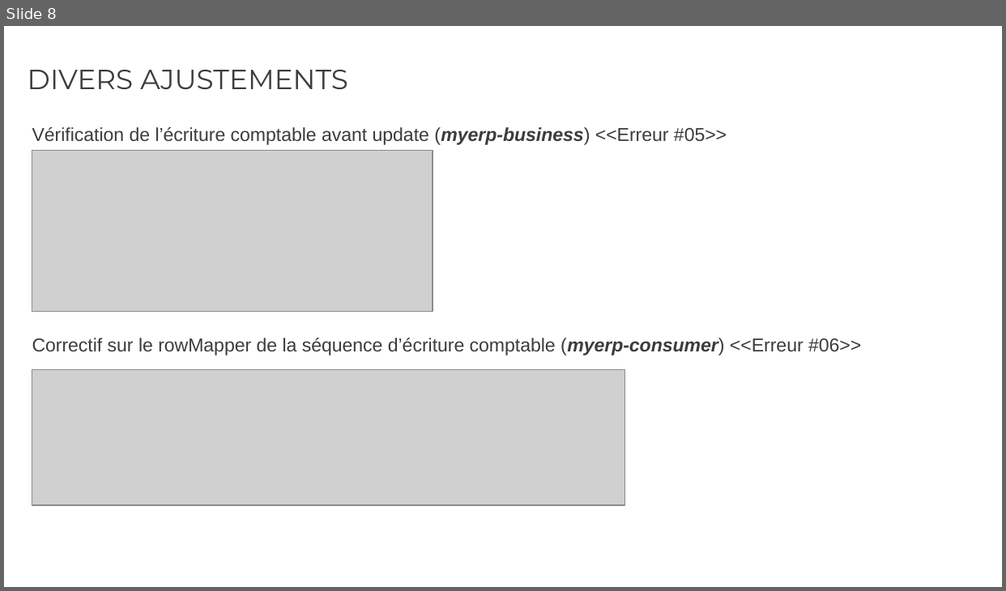
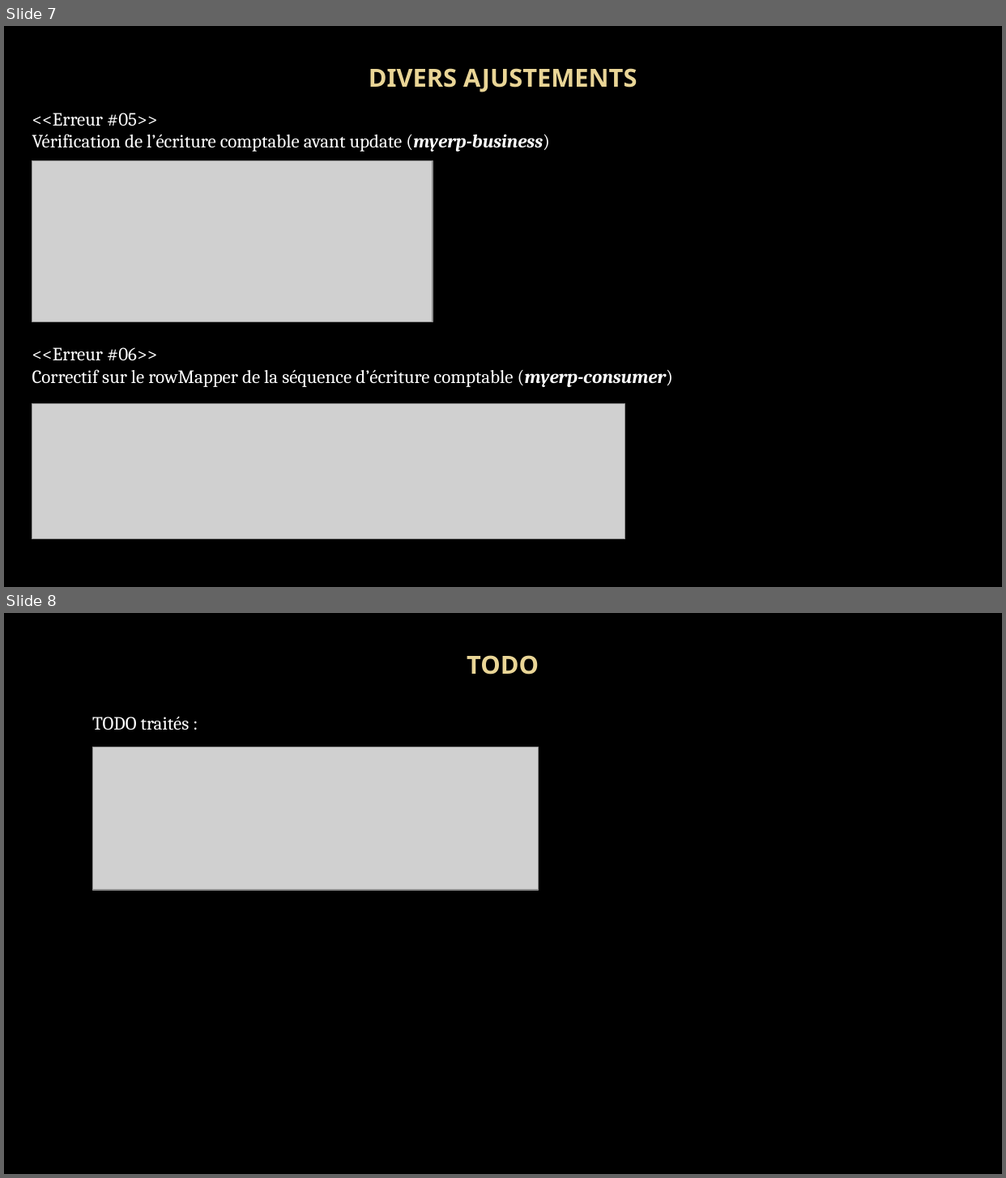
Before and after one commit to rvallet/ocp9-projetB4, a slide deck: doc/Présentation_OCP9_projetB4.pptx. Shown one above the other, each under a label of ours: slide 8 before the commit, slides 7 and 8 after it. The pictures are 1006x591 and 1006x1178 pixels, drawn with LibreOffice and Linux fonts; fonts in the diff are those of the drawing; grey boxes stand for pictures; background and template pictures are left out. Boxes give left, top, right and bottom in pixels: in the first picture for what was removed or moved away, otherwise in the second. Text is boxed around its words. In the diff, an @@ line names an element or a change of style, - is before the commit and + after.

```diff
--- a/doc/Présentation_OCP9_projetB4.pptx
+++ b/doc/Présentation_OCP9_projetB4.pptx
@@ slide 8 added at [4,613,1002,1174], background picture (left out) @@
@@ title added at [467,655,539,675], 18 pt, text gradient #EAD696 to #E7D081, bold @@
+TODO
@@ text added at [92,717,189,730], 13.5 pt, text #FFFFFF @@
+TODO traités :
@@ picture added at [93,747,539,890] @@
@@ what was slide 8 is now slide 7 @@
@@ slide 7 changed as well @@
@@ background #FFFFFF to picture (left out) @@
@@ title "DIVERS AJUSTEMENTS" at [368,68,637,92]: size 20 to 18 pt, font Montserrat to Noto Sans, text colour #3C3C3C to gradient #EAD696 to #E7D081, bold on; alignment left to centre; line spacing 0.98 to 1 @@
@@ text at [32,113,550,152]: text changed; font Arial to Cambria; text colour #3C3C3C to #FFFFFF @@
-Vérification de l’écriture comptable avant update (myerp-business) <<Erreur #05>>
+<<Erreur #05>>
+Vérification de l’écriture comptable avant update (myerp-business)
@@ picture: place and size @@
-picture at [32,151,432,311]
+picture at [32,160,432,322]
@@ text at [32,348,673,387]: text changed; font Arial to Cambria; text colour #3C3C3C to #FFFFFF @@
-Correctif sur le rowMapper de la séquence d’écriture comptable (myerp-consumer) <<Erreur #06>>
+<<Erreur #06>>
+Correctif sur le rowMapper de la séquence d’écriture comptable (myerp-consumer)
@@ picture: place and size @@
-picture at [32,370,624,506]
+picture at [32,404,624,540]
```
Also in this commit, not shown: 10 other slides changed, 3 other slides added.
